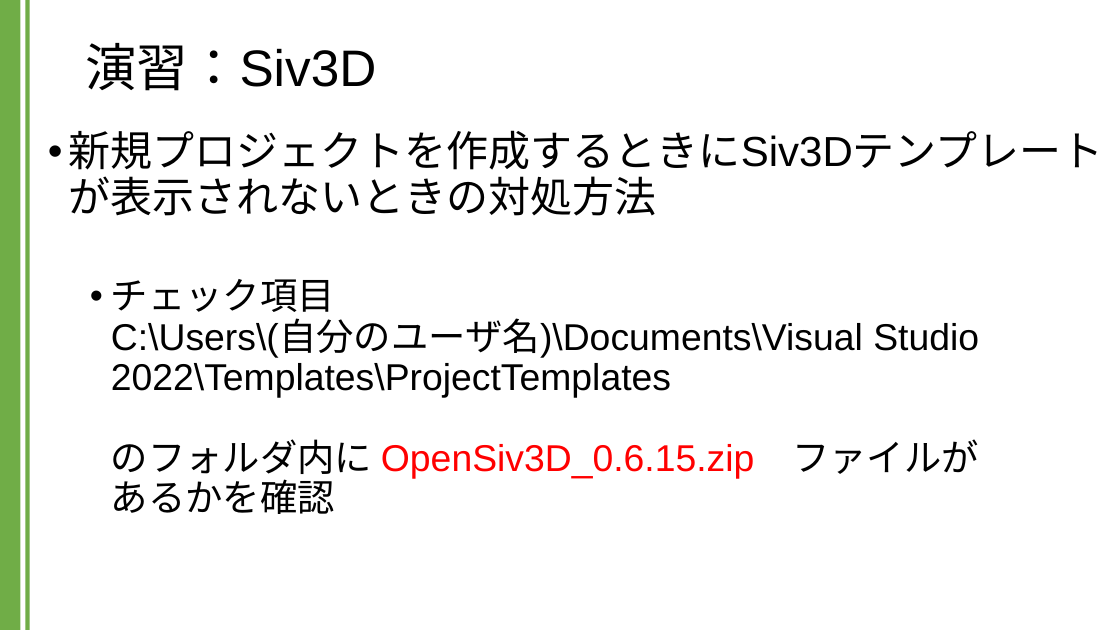
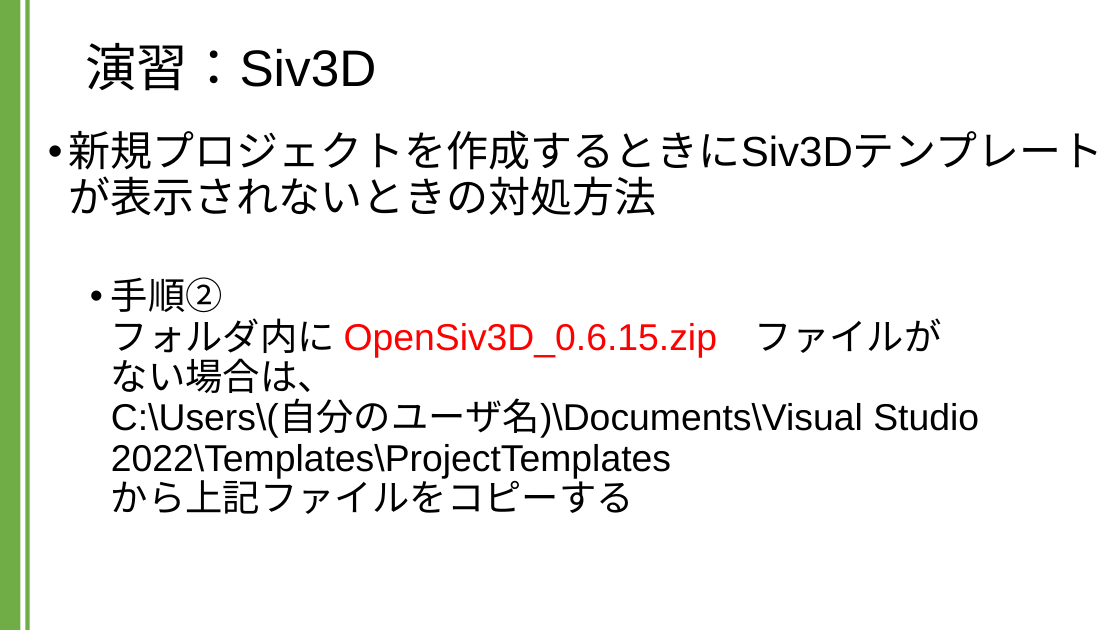
Before and after one commit to kic-murata/cpp2024, a slide deck: slide 13 of 授業資料/演習課題：Siv3D.pptx (slide 11 before the commit). Drawn at 1120x630 pixels with LibreOffice and Linux fonts; fonts in the diff are those of the drawing; background and template pictures are left out. Boxes give left, top, right and bottom in pixels: in the first picture for what was removed or moved away, otherwise in the second. Text is boxed around its words. In the diff, an @@ line names an element or a change of style, - is before the commit and + after.

```diff
--- a/授業資料/演習課題：Siv3D.pptx
+++ b/授業資料/演習課題：Siv3D.pptx
@@ text at [111,277,979,514]: text changed @@
-  • チェック項目
-    C:\Users\(自分のユーザ名)\Documents\Visual Studio 2022\Templates\ProjectTemplates
-    のフォルダ内に OpenSiv3D_0.6.15.zip ファイルが
-    あるかを確認
+  • 手順②
+    フォルダ内に OpenSiv3D_0.6.15.zip ファイルが
+    ない場合は、
+    C:\Users\(自分のユーザ名)\Documents\Visual Studio 2022\Templates\ProjectTemplates
+    から上記ファイルをコピーする
```
Also in this commit, not shown: 4 other slides changed, 6 slides added.
